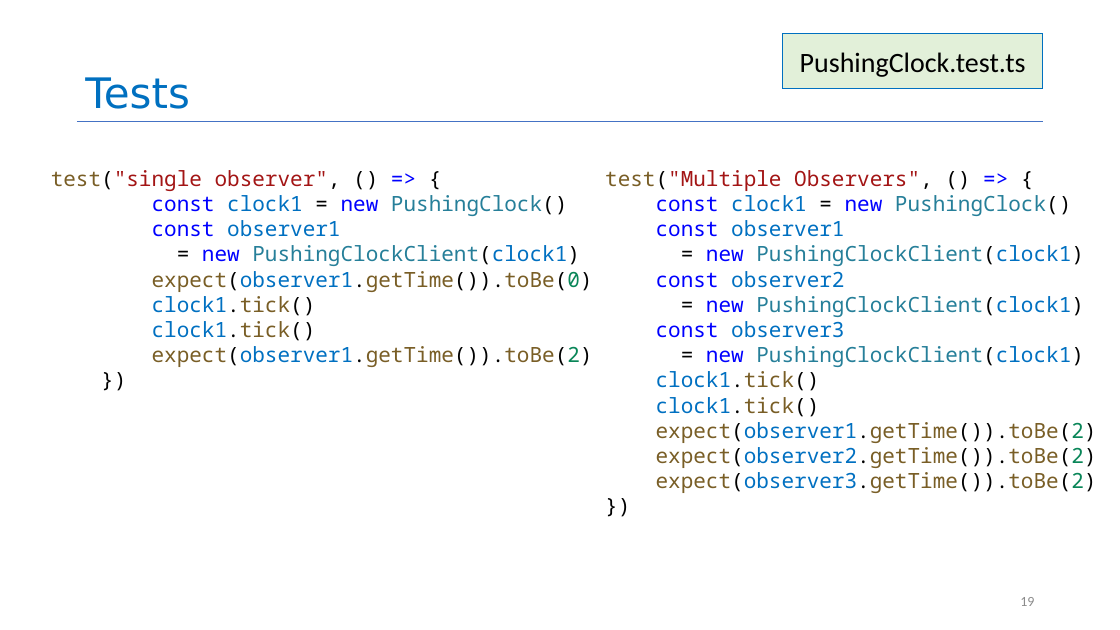
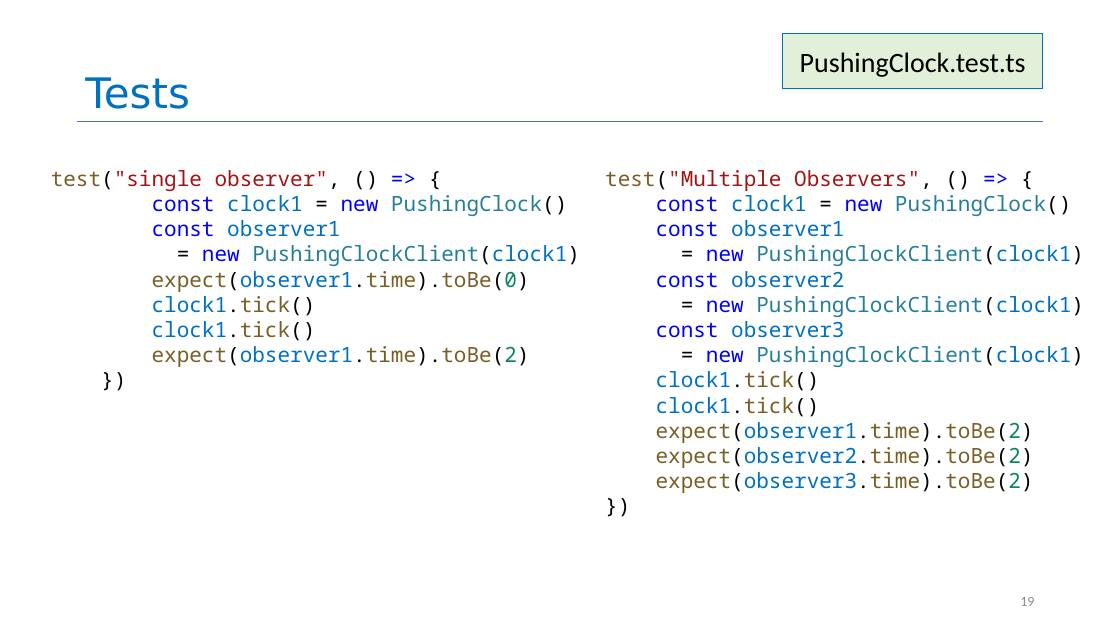
Before and after one commit to neu-se/CS4530-Spring-2025, a slide deck: slide 19 of Slides/Module 05 Interaction-Level Design Patterns.pptx. Drawn at 1120x630 pixels with LibreOffice and Linux fonts; fonts in the diff are those of the drawing. Boxes give left, top, right and bottom in pixels: in the first picture for what was removed or moved away, otherwise in the second. Text is boxed around its words. In the diff, an @@ line names an element or a change of style, - is before the commit and + after.

```diff
--- a/Slides/Module 05 Interaction-Level Design Patterns.pptx
+++ b/Slides/Module 05 Interaction-Level Design Patterns.pptx
@@ text at box(152, 271, 530, 292): text changed @@
-expect(observer1.getTime()).toBe(0)
+expect(observer1.time).toBe(0)
@@ text at box(152, 346, 530, 367): text changed @@
-expect(observer1.getTime()).toBe(2)
+expect(observer1.time).toBe(2)
@@ text at box(656, 422, 1034, 493): text changed @@
-expect(observer1.getTime()).toBe(2)
-expect(observer2.getTime()).toBe(2)
-expect(observer3.getTime()).toBe(2)
+expect(observer1.time).toBe(2)
+expect(observer2.time).toBe(2)
+expect(observer3.time).toBe(2)
```
Also in this commit, not shown: 20 other slides changed, 2 slides added, 3 slides removed, 1 other file.
